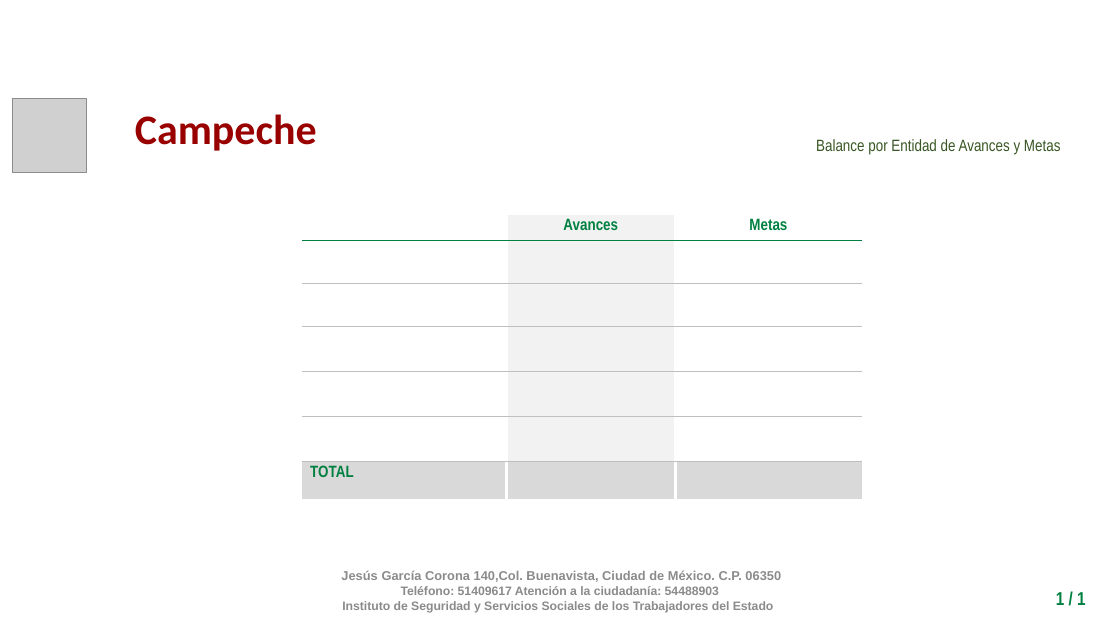
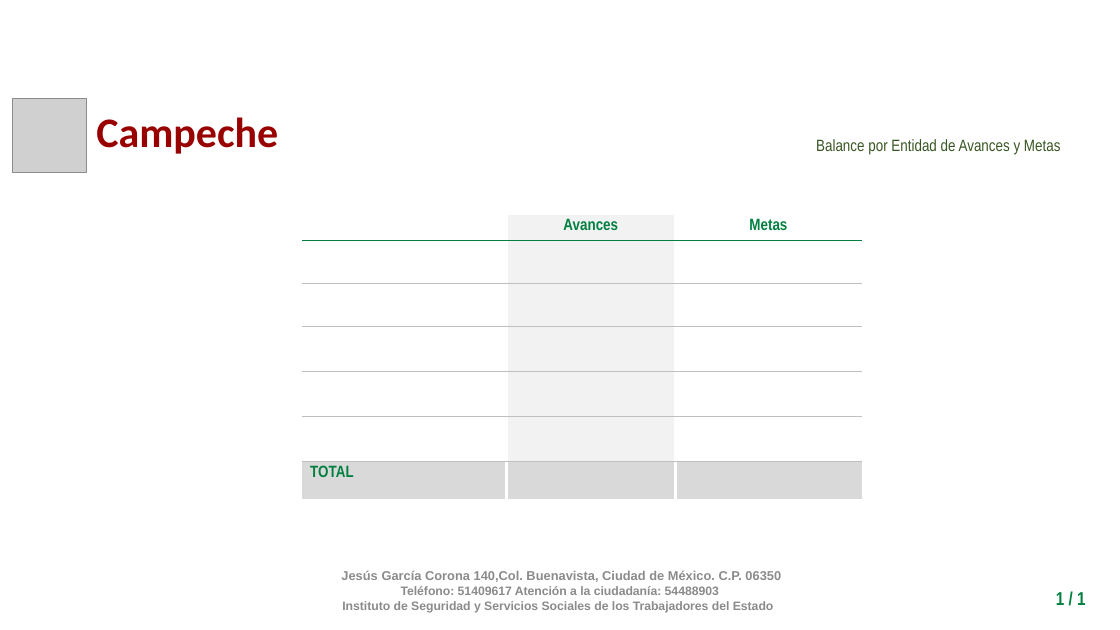
Before and after one commit to fpedro23/djangoISSSTE, a slide deck: slide 4 of djangoISSSTE/static/ppt/balance_por_estado.pptx. Drawn at 1120x630 pixels with LibreOffice and Linux fonts; fonts in the diff are those of the drawing; grey boxes stand for pictures; background and template pictures are left out. Boxes give left, top, right and bottom in pixels: in the first picture for what was removed or moved away, otherwise in the second. Text is boxed around its words. In the diff, an @@ line names an element or a change of style, - is before the commit and + after.

```diff
--- a/djangoISSSTE/static/ppt/balance_por_estado.pptx
+++ b/djangoISSSTE/static/ppt/balance_por_estado.pptx
@@ text "Campeche": place and size @@
-text "Campeche" at (135,114,317,151)
+text "Campeche" at (96,117,278,154)
```
Also in this commit, not shown: 8 other slides changed, 7 other files.
